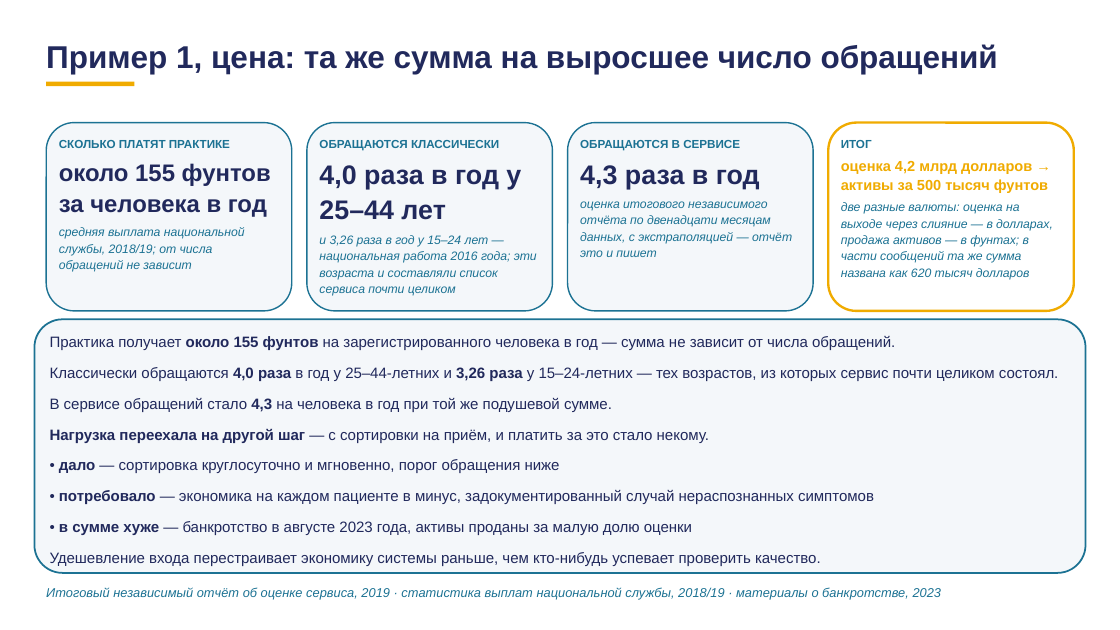
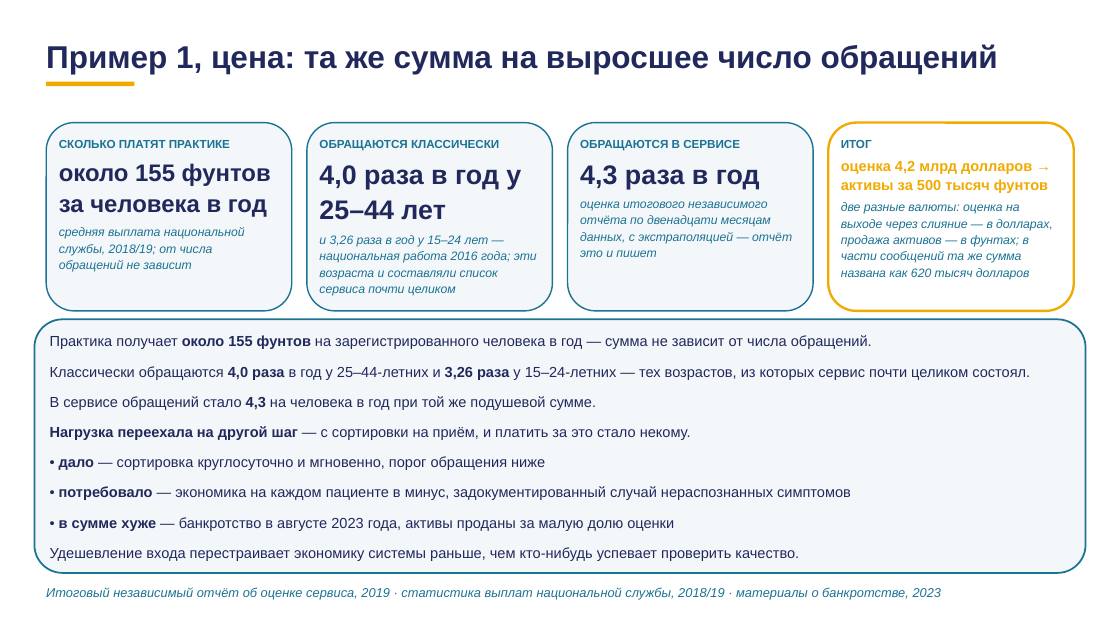
Before and after one commit to tellina-study/AI-usage-lessons, a slide deck: slide 13 of library/lectures/lec-07/rework/deck/lec-07-karkas.pptx. Drawn at 1120x630 pixels with LibreOffice and Linux fonts; fonts in the diff are those of the drawing. Boxes give left, top, right and bottom in pixels: in the first picture for what was removed or moved away, otherwise in the second. Text is boxed around its words. In the diff, an @@ line names an element or a change of style, - is before the commit and + after.

```diff
--- a/library/lectures/lec-07/rework/deck/lec-07-karkas.pptx
+++ b/library/lectures/lec-07/rework/deck/lec-07-karkas.pptx
@@ text "Практика получает около 155 фунтов ..." at <box>50,335,1030,561</box>: size 12.9 to 12.5 pt @@
```
Also in this commit, not shown: 43 other slides changed, 15 other files.
